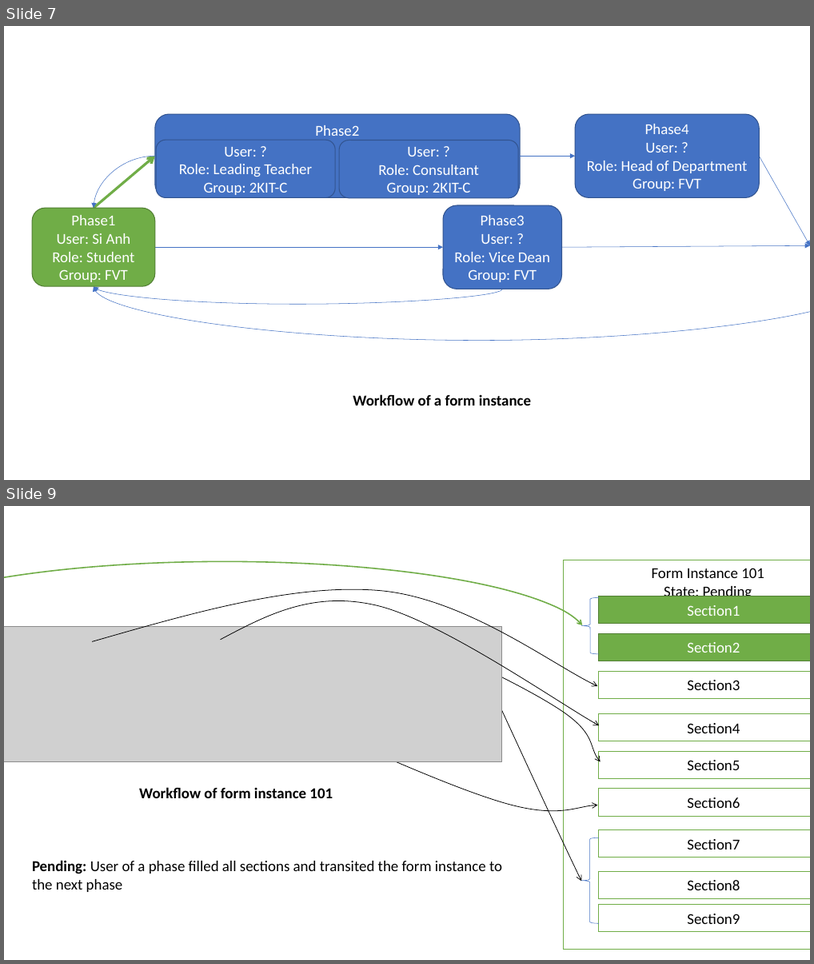
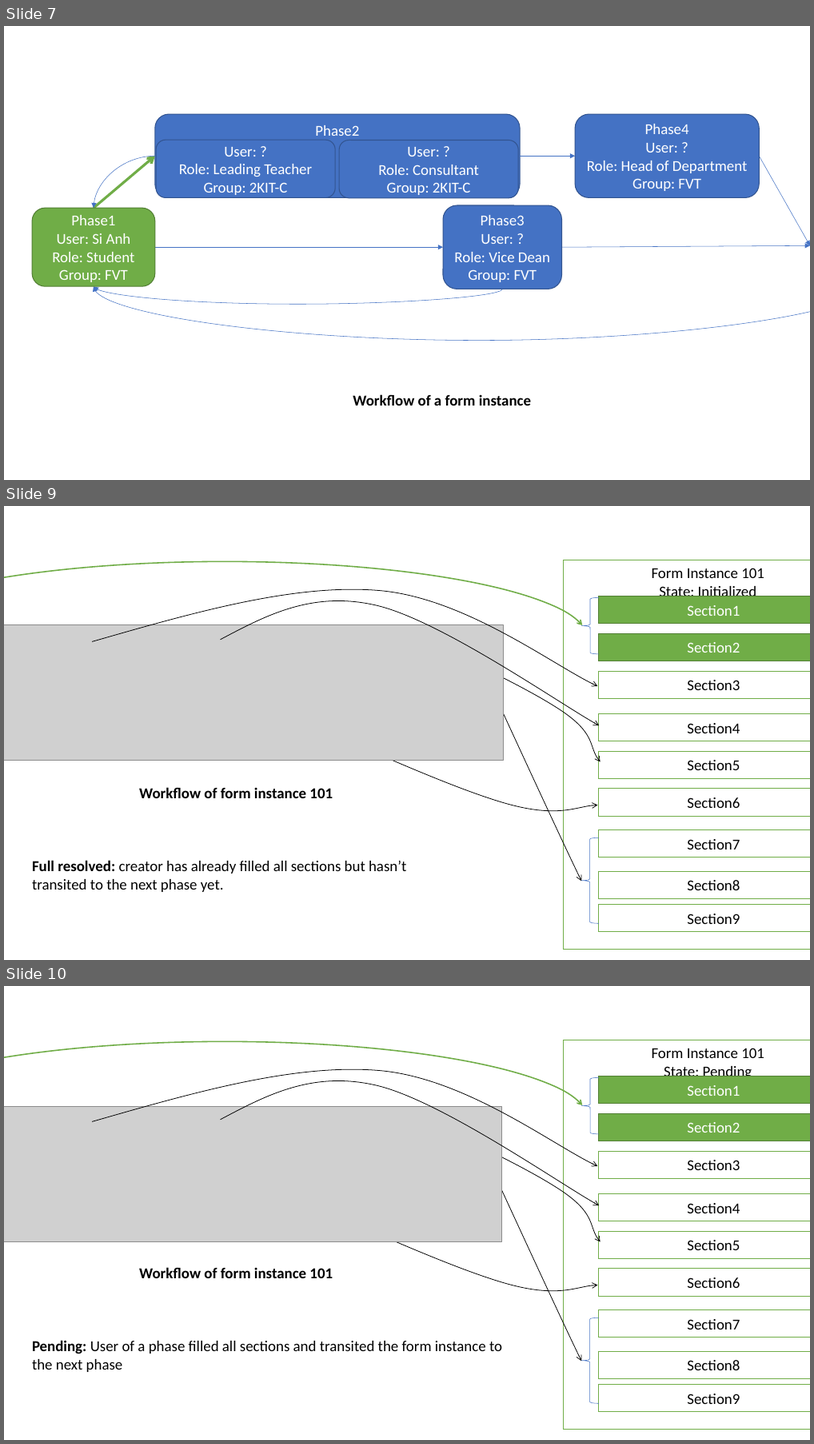
Before and after one commit to Phamsianh/diplomova_prace, a slide deck: documentation/Example of workflow, form structure, form instance.pptx. Shown one above the other, each under a label of ours: slides 7 and 9 before the commit, slides 7, 9 and 10 after it; the slides between them are not shown. The pictures are 814x964 and 814x1444 pixels, drawn with LibreOffice and Linux fonts; fonts in the diff are those of the drawing; grey boxes stand for pictures. Boxes give left, top, right and bottom in pixels: in the first picture for what was removed or moved away, otherwise in the second. Text is boxed around its words. In the diff, an @@ line names an element or a change of style, - is before the commit and + after.

```diff
--- a/documentation/Example of workflow, form structure, form instance.pptx
+++ b/documentation/Example of workflow, form structure, form instance.pptx
@@ slide 9 added at [4, 506, 810, 960], background #FFFFFF @@
@@ arc (boxed as its full ellipse) added at [4, 562, 588, 716], outline #70AD47 1.5 pt @@
@@ rectangle added at [563, 560, 810, 949], outline #70AD47 1 pt, 18 pt, text #000000 @@
+Form Instance 101
+State: Initialized
@@ freeform shape added at [92, 589, 598, 686], outline #000000 0.75 pt @@
@@ freeform shape added at [221, 601, 600, 725], outline #000000 0.75 pt @@
@@ left brace added at [582, 597, 599, 654], outline #4472C4 0.5 pt @@
@@ rectangle added at [599, 596, 810, 624], fill #70AD47, outline #538035 1 pt, 18 pt, text #FFFFFF @@
+Section1
@@ picture added at [4, 624, 504, 760] @@
@@ freeform shape added at [400, 628, 601, 761], outline #000000 0.75 pt @@
@@ rectangle added at [599, 634, 810, 661], fill #70AD47, outline #538035 1 pt, 18 pt, text #FFFFFF @@
+Section2
@@ rectangle added at [599, 671, 810, 698], fill #FFFFFF, outline #70AD47 1 pt, 18 pt, text #000000 @@
+Section3
@@ freeform shape added at [494, 694, 582, 880], outline #000000 0.75 pt @@
@@ freeform shape added at [278, 709, 598, 810], outline #000000 0.75 pt @@
@@ rectangle added at [599, 713, 810, 740], fill #FFFFFF, outline #70AD47 1 pt, 18 pt, text #000000 @@
+Section4
@@ rectangle added at [599, 751, 810, 778], fill #FFFFFF, outline #70AD47 1 pt, 18 pt, text #000000 @@
+Section5
@@ text added at [139, 787, 333, 798], 18 pt, text #000000, bold @@
+Workflow of form instance 101
@@ rectangle added at [599, 788, 810, 816], fill #FFFFFF, outline #70AD47 1 pt, 18 pt, text #000000 @@
+Section6
@@ left brace added at [581, 837, 599, 924], outline #4472C4 0.5 pt @@
@@ rectangle added at [599, 830, 810, 857], fill #FFFFFF, outline #70AD47 1 pt, 18 pt, text #000000 @@
+Section7
@@ text added at [32, 860, 406, 892], 18 pt, text #000000 @@
+Full resolved: creator has already filled all sections but hasn’t transited to the next phase yet.
@@ rectangle added at [599, 871, 810, 898], fill #FFFFFF, outline #70AD47 1 pt, 18 pt, text #000000 @@
+Section8
@@ rectangle added at [599, 904, 810, 932], fill #FFFFFF, outline #70AD47 1 pt, 18 pt, text #000000 @@
+Section9
@@ what was slide 9 is now slide 10 @@
```
Also in this commit, not shown: 1 slide changed, 2 other files.
